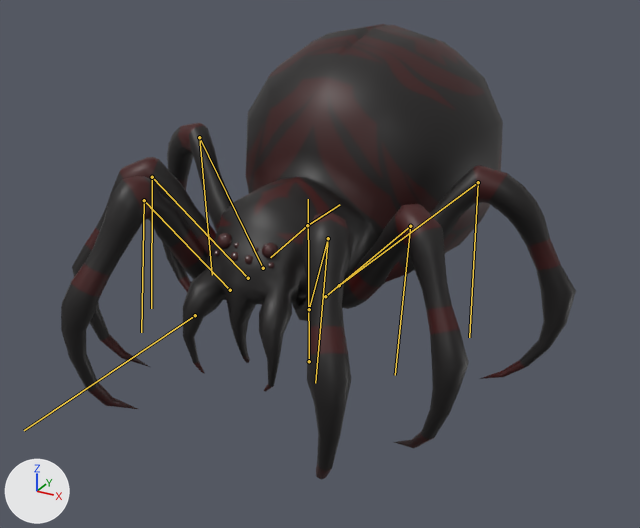
A saved change to the FBX model 이현수/제작 에셋/uasset/MonsterSpider.fbx.
The view is the same before and after, from a 50 mm lens placed at (1.112, -2.119, 1.296), pointed at (0.003, -0.103, 0.287). Every picture has the same lights, and +X, +Y and +Z are marked at lower left. The first picture is the older version. Both versions are drawn at frame 1 of the action 'SpiderAmature|01Idle'; the numbers are the values there. The bones that change, and the others that lie on the model, are drawn over the model as lines.

In view in the first picture: 'Spider'.
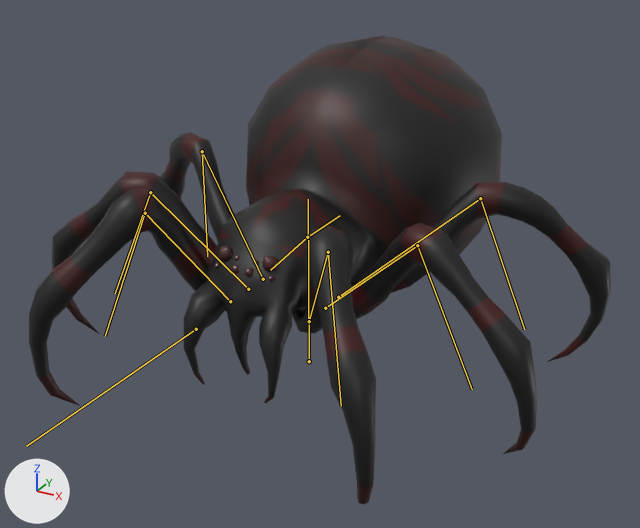
The change in detail:
Bone 'SpiderCenter' (bone_spidercenter) moves from (0.0, 0.0, 0.0) to (0.0, 0.0, 0.034).
Bone 'LegBack.001.L' (bone_legback_001_l) turns from (0, 0, 0) to (-3, 3, 0) degrees about its own x, y and z.
Bone 'LegBack.002.L' (bone_legback_002_l) turns from (0, 0, 0) to (22, -1, 6) degrees about its own x, y and z.
Bone 'LegMiddle.001.L' (bone_legmiddle_001_l) turns from (0, 0, 0) to (-3, 6, -2) degrees about its own x, y and z.
Bone 'LegMiddle.002.L' (bone_legmiddle_002_l) turns from (0, 0, 0) to (13, 3, -23) degrees about its own x, y and z.
Bone 'LegFront.001.L' (bone_legfront_001_l) turns from (0, 0, 0) to (0, 3, 0) degrees about its own x, y and z.
Bone 'LegFront.002.L' (bone_legfront_002_l) turns from (0, 0, 0) to (-6, 1, 14) degrees about its own x, y and z.
Bone 'LegBack.001.R' (bone_legback_001_r) turns from (0, 0, 0) to (-3, -3, 0) degrees about its own x, y and z.
Bone 'LegBack.002.R' (bone_legback_002_r) turns from (0, 0, 0) to (22, 1, -6) degrees about its own x, y and z.
Bone 'LegMiddle.001.R' (bone_legmiddle_001_r) turns from (0, 0, 0) to (-3, -6, 2) degrees about its own x, y and z.
Bone 'LegMiddle.002.R' (bone_legmiddle_002_r) turns from (0, 0, 0) to (13, -3, 23) degrees about its own x, y and z.
Bone 'LegFront.001.R' (bone_legfront_001_r) turns from (0, 0, 0) to (0, -3, 0) degrees about its own x, y and z.
Bone 'LegFront.002.R' (bone_legfront_002_r) turns from (0, 0, 0) to (-6, -1, -14) degrees about its own x, y and z.

Location of each change, (x1, y1, x2, y2) in pixels of the pictures (640 x 528 px):
'Spider', posed (13% wider): before (61, 24, 576, 479); after (29, 36, 611, 504)
bone 'SpiderCenter', root to tip: before (195, 315) to (24, 430); after (196, 329) to (26, 446)
bone 'LegBack.001.L', root to tip: before (339, 285) to (478, 182); after (338, 297) to (480, 198)
bone 'LegBack.002.L', root to tip: before (478, 182) to (469, 337); after (480, 198) to (524, 329)
bone 'LegMiddle.001.L', root to tip: before (325, 296) to (410, 226); after (325, 308) to (417, 245)
bone 'LegMiddle.002.L', root to tip: before (410, 226) to (395, 375); after (417, 245) to (472, 389)
bone 'LegFront.001.L', root to tip: before (309, 309) to (328, 238); after (309, 321) to (328, 252)
bone 'LegFront.002.L', root to tip: before (328, 238) to (315, 383); after (328, 252) to (341, 406)
bone 'LegBack.001.R', root to tip: before (263, 268) to (199, 137); after (263, 279) to (202, 151)
bone 'LegBack.002.R', root to tip: before (199, 137) to (212, 275); after (202, 151) to (207, 256)
bone 'LegMiddle.001.R', root to tip: before (248, 278) to (152, 177); after (248, 289) to (150, 192)
bone 'LegMiddle.002.R', root to tip: before (152, 177) to (151, 308); after (150, 192) to (115, 293)
bone 'LegFront.001.R', root to tip: before (230, 290) to (144, 200); after (230, 301) to (145, 213)
bone 'LegFront.002.R', root to tip: before (144, 200) to (141, 332); after (145, 213) to (105, 336)
